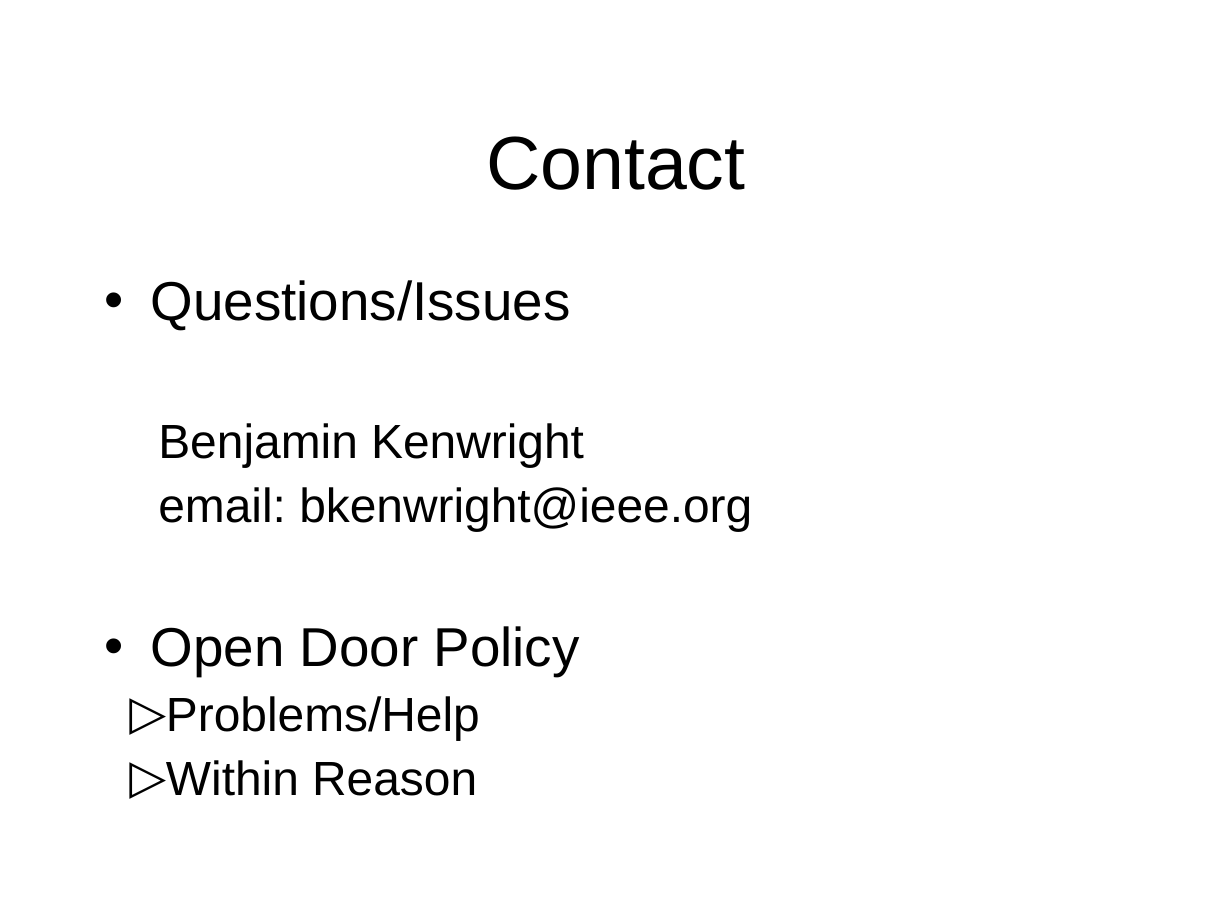
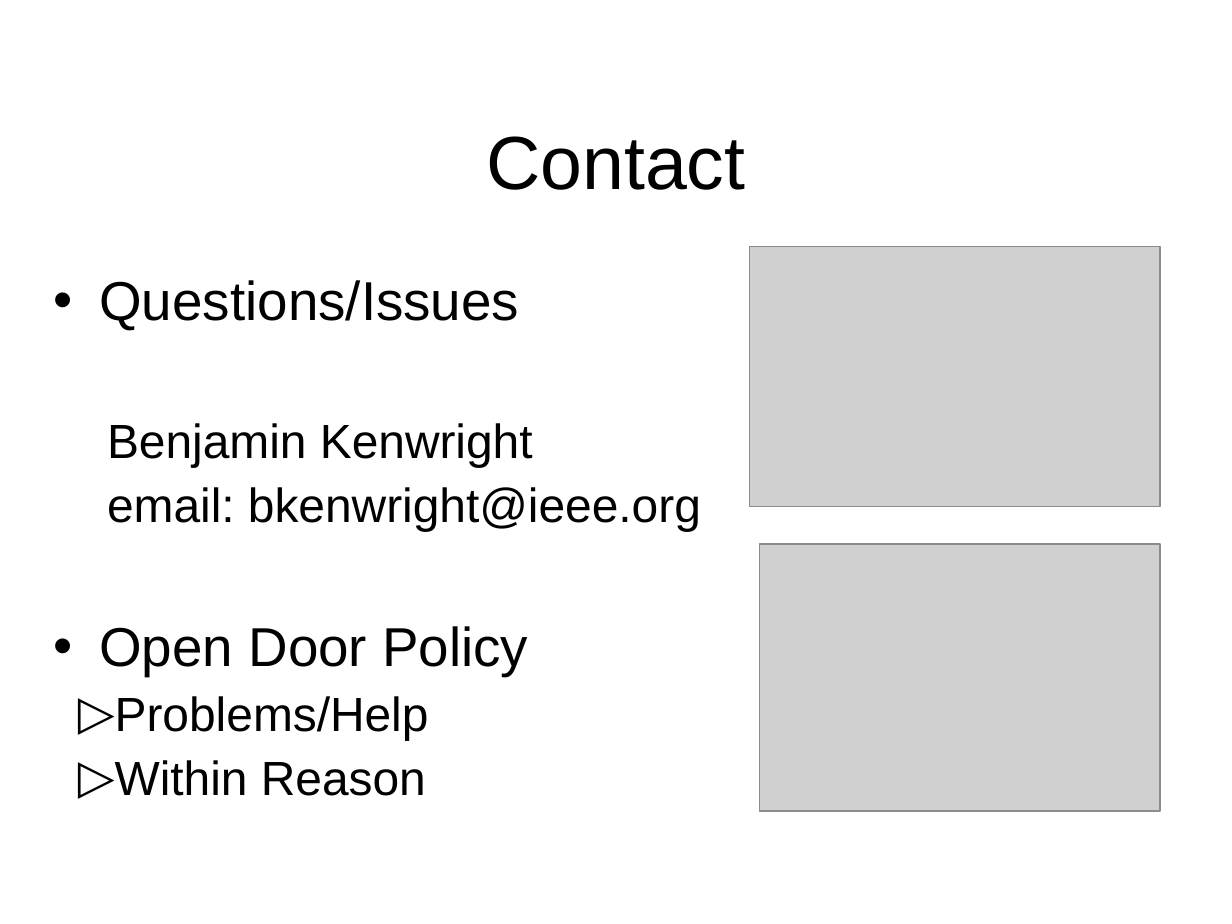
Before and after one commit to octaviordz/zjnu2017.github.io, a slide deck: slide 31 of WAD/lectures/010--Introduction.ppt (slide 28 before the commit). Drawn at 1232x924 pixels with LibreOffice and Linux fonts; fonts in the diff are those of the drawing; grey boxes stand for pictures. Boxes give left, top, right and bottom in pixels: in the first picture for what was removed or moved away, otherwise in the second. Text is boxed around its words. In the diff, an @@ line names an element or a change of style, - is before the commit and + after.

```diff
--- a/WAD/lectures/010--Introduction.ppt
+++ b/WAD/lectures/010--Introduction.ppt
@@ text "Questions/Issues": place and size @@
-text "Questions/Issues" at box(151, 280, 752, 796)
+text "Questions/Issues" at box(99, 280, 701, 796)
@@ picture added at box(749, 246, 1159, 506) @@
@@ picture added at box(760, 545, 1161, 812) @@
```
Also in this commit, not shown: 1 other slide changed, 5 slides added, 1 slide removed, 1 other file.
